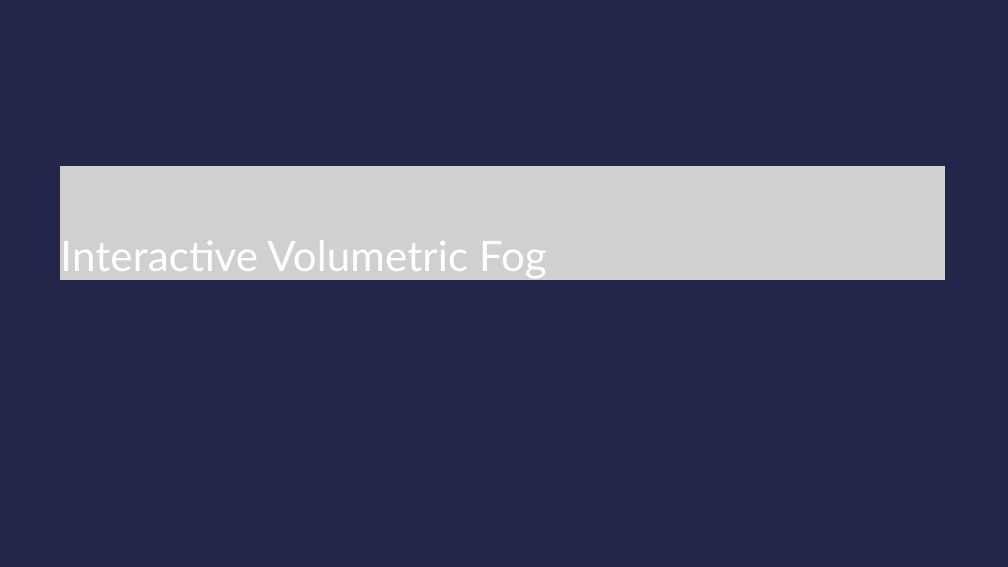
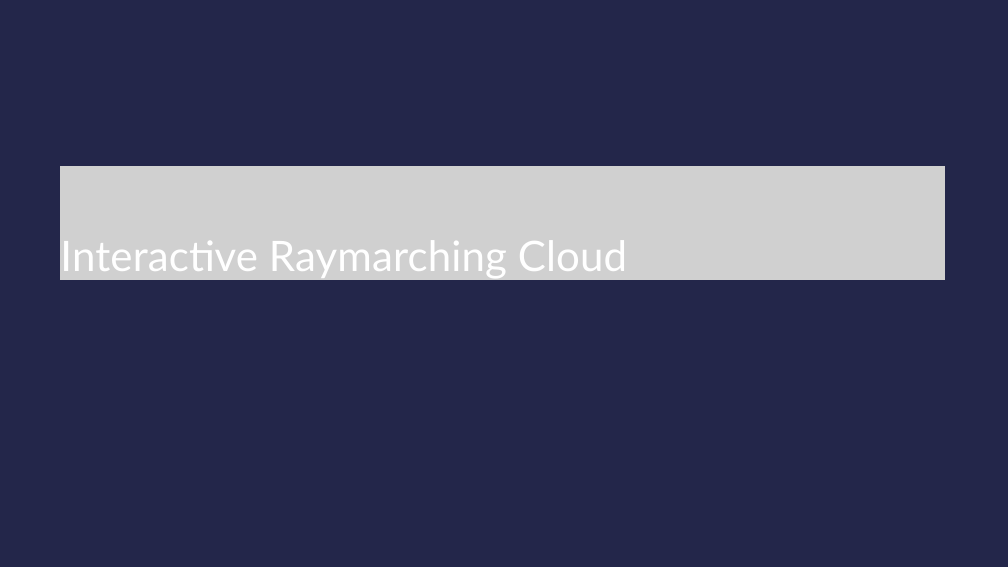
Before and after one commit to jcmeve/DirectX-Graphics-Samples, a slide deck: slide 1 of Interactive Raymarching Cloud3_2.pptx. Drawn at 1008x567 pixels with LibreOffice and Linux fonts; fonts in the diff are those of the drawing; grey boxes stand for pictures. Boxes give left, top, right and bottom in pixels: in the first picture for what was removed or moved away, otherwise in the second. Text is boxed around its words. In the diff, an @@ line names an element or a change of style, - is before the commit and + after.

Commit message:
fix pptx

```diff
--- a/Interactive Raymarching Cloud3_2.pptx
+++ b/Interactive Raymarching Cloud3_2.pptx
@@ text at (60,240,627,278): text changed @@
-Interactive Volumetric Fog
+Interactive Raymarching Cloud
```
